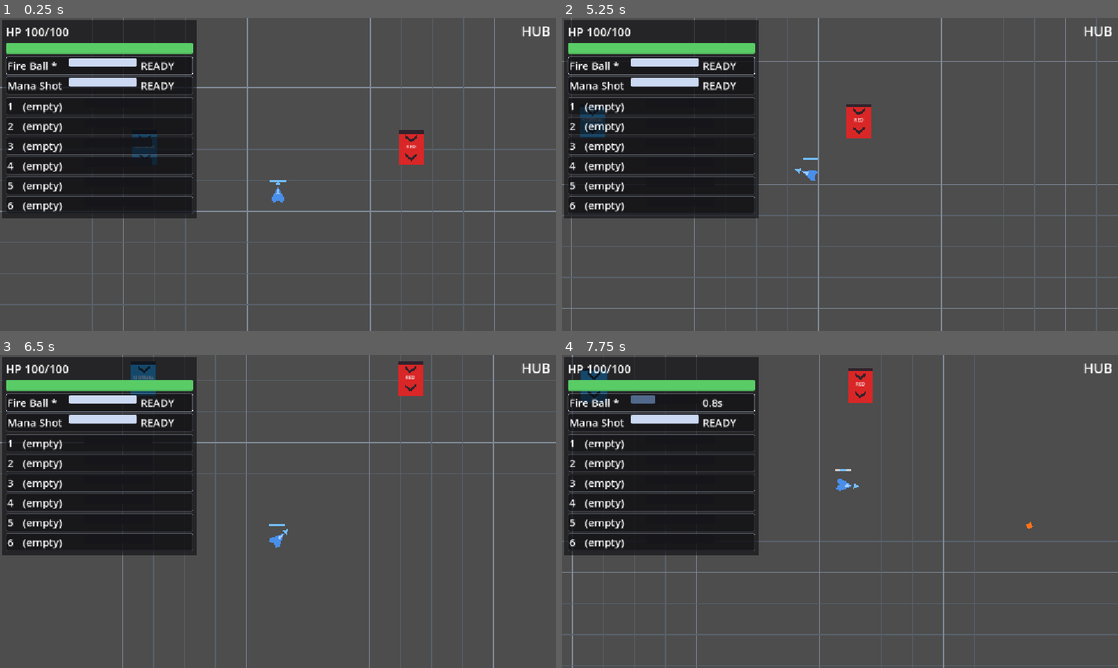
Above: before the commit, frames 1-4 (two rows, left to right).
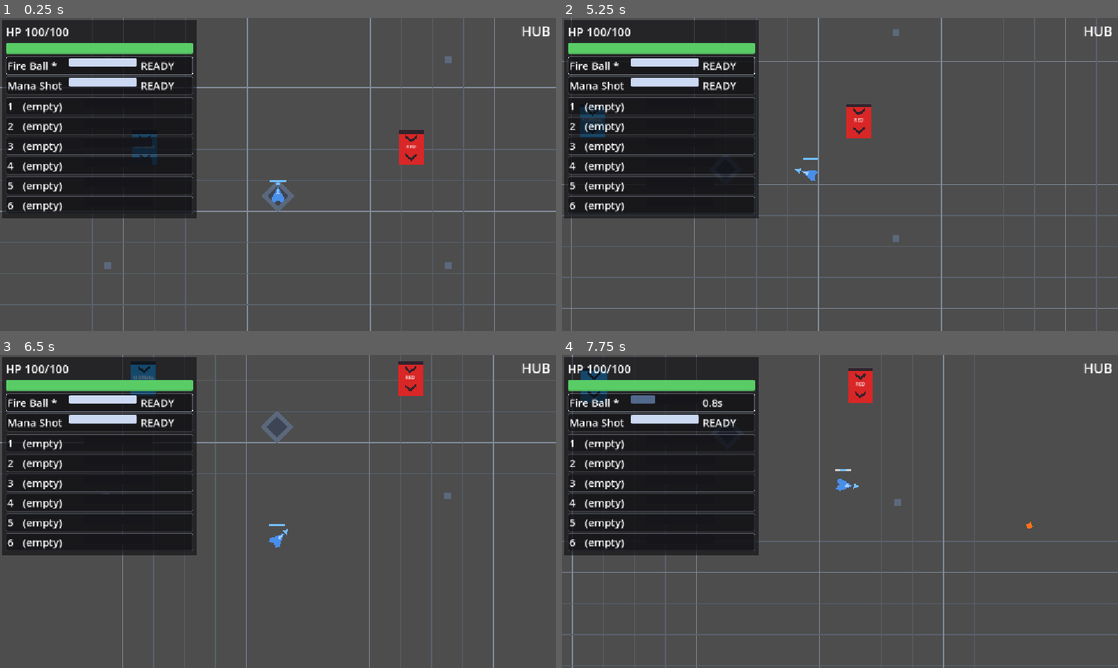
Above: after the commit, the same moments.

Repository: BestestGameStudio/gangU
Game: Godot game, scene res://scenes/main.tscn
Two runs of this game, one before a commit and one after it. Both use one fixed random seed, a clock stepped at 60 frames per second and the inputs below.
Inputs (mouse positions are in pixels of both pictures, inside the frame that each line leads up to):
- Up to frame 1 (0.25 s): no input
- Up to frame 2 (5.25 s): tap Enter at 0.5, 2.85 s; move the mouse to (962, 158) at 0.52 s; hold D (move_right) 0.53-1.28 s; hold Space (cast) 0.53-1.28 s; move the mouse to (728, 190) at 1.27 s; hold S (move_down) 1.28-2.03 s; tap Tab (equip_panel) at 1.35, 5.1 s; move the mouse to (895, 105) at 2.02 s; hold D (move_right) 2.03-2.78 s; tap 1 at 2.1 s; move the mouse to (812, 237) at 2.77 s; hold W (move_up) 2.78-3.5 s; click "Fire Ball" at 3.5 s; move the mouse to (1006, 221) at 4.27 s; hold Space (cast) 4.28-5.03 s; hold A (move_left) from 4.28 s (still down); move the mouse to (673, 127) at 5.02 s
- Up to frame 3 (6.5 s): move the mouse to (305, 511) at 5.77 s; release A (move_left) at 5.78 s; hold S (move_down) from 5.78 s (still down); tap 1 at 5.85 s
- Up to frame 4 (7.75 s): move the mouse to (756, 433) at 6.52 s; release S (move_down) at 6.53 s; hold D (move_right) 6.53-7.28 s; tap Enter at 6.6 s; move the mouse to (962, 495) at 7.27 s; hold W (move_up) from 7.28 s (still down); hold Space (cast) from 7.28 s (still down)

The runs differ from the first frame. In frame 1, 0.3% of the frame differs, in the area x 18-82%, y 12-81%; in frame 2, less than 0.1%; in frame 3, 0.2%; in frame 4, less than 0.1%.

Commit message:
[95] Background readability pass: receded per-area decor + acceptance harness (#118)
Hub spawn diamond + corner ticks (slate blue-gray); dungeon A arena frame + up-chevrons (cool slate); dungeon B same family (warm slate). All decor flat, code-drawn, low-chroma, mid-dark, z -50, no collision; grid scroll contract preserved. New test95_background_visual.gd (75 checks) pins exact decor geometry/colors, recededness bounds, boundary preservation, grid contract. Independent review + independent combined-game frames: instinct-projects.

Diff:
--- a/scenes/dungeon_a.tscn
+++ b/scenes/dungeon_a.tscn
@@ -5,6 +5,47 @@
 [ext_resource type="Resource" uid="uid://bgangurdemotable" path="res://resources/rewards/demo_table.tres" id="3_table"]
 
 [node name="DungeonA" type="Node2D"]
+
+[node name="Background" type="Node2D" parent="."]
+z_index = -50
+
+[node name="ArenaFrameTop" type="ColorRect" parent="Background"]
+offset_left = 150.0
+offset_top = 84.0
+offset_right = 1002.0
+offset_bottom = 88.0
+color = Color(0.30, 0.35, 0.44, 1)
+
+[node name="ArenaFrameBottom" type="ColorRect" parent="Background"]
+offset_left = 150.0
+offset_top = 652.0
+offset_right = 1002.0
+offset_bottom = 656.0
+color = Color(0.30, 0.35, 0.44, 1)
+
+[node name="ArenaFrameLeft" type="ColorRect" parent="Background"]
+offset_left = 150.0
+offset_top = 84.0
+offset_right = 154.0
+offset_bottom = 656.0
+color = Color(0.30, 0.35, 0.44, 1)
+
+[node name="ArenaFrameRight" type="ColorRect" parent="Background"]
+offset_left = 998.0
+offset_top = 84.0
+offset_right = 1002.0
+offset_bottom = 656.0
+color = Color(0.30, 0.35, 0.44, 1)
+
+[node name="SpawnChevron1" type="Polygon2D" parent="Background"]
+position = Vector2(576, 596)
+color = Color(0.30, 0.35, 0.44, 1)
+polygon = PackedVector2Array(-12, -11, 0, -21, 12, -11, 12, -17, 0, -27, -12, -17)
+
+[node name="SpawnChevron2" type="Polygon2D" parent="Background"]
+position = Vector2(576, 618)
+color = Color(0.30, 0.35, 0.44, 1)
+polygon = PackedVector2Array(-12, -11, 0, -21, 12, -11, 12, -17, 0, -27, -12, -17)
 
 [node name="TitleLayer" type="CanvasLayer" parent="."]
 layer = 2
--- a/scenes/dungeon_b.tscn
+++ b/scenes/dungeon_b.tscn
@@ -3,6 +3,47 @@
 [ext_resource type="Script" uid="uid://bgangu100asd" path="res://scripts/area_spawn_data.gd" id="1_spawn"]
 
 [node name="DungeonB" type="Node2D"]
+
+[node name="Background" type="Node2D" parent="."]
+z_index = -50
+
+[node name="ArenaFrameTop" type="ColorRect" parent="Background"]
+offset_left = 150.0
+offset_top = 84.0
+offset_right = 1002.0
+offset_bottom = 88.0
+color = Color(0.42, 0.36, 0.32, 1)
+
+[node name="ArenaFrameBottom" type="ColorRect" parent="Background"]
+offset_left = 150.0
+offset_top = 652.0
+offset_right = 1002.0
+offset_bottom = 656.0
+color = Color(0.42, 0.36, 0.32, 1)
+
+[node name="ArenaFrameLeft" type="ColorRect" parent="Background"]
+offset_left = 150.0
+offset_top = 84.0
+offset_right = 154.0
+offset_bottom = 656.0
+color = Color(0.42, 0.36, 0.32, 1)
+
+[node name="ArenaFrameRight" type="ColorRect" parent="Background"]
+offset_left = 998.0
+offset_top = 84.0
+offset_right = 1002.0
+offset_bottom = 656.0
+color = Color(0.42, 0.36, 0.32, 1)
+
+[node name="SpawnChevron1" type="Polygon2D" parent="Background"]
+position = Vector2(576, 596)
+color = Color(0.42, 0.36, 0.32, 1)
+polygon = PackedVector2Array(-12, -11, 0, -21, 12, -11, 12, -17, 0, -27, -12, -17)
+
+[node name="SpawnChevron2" type="Polygon2D" parent="Background"]
+position = Vector2(576, 618)
+color = Color(0.42, 0.36, 0.32, 1)
+polygon = PackedVector2Array(-12, -11, 0, -21, 12, -11, 12, -17, 0, -27, -12, -17)
 
 [node name="TitleLayer" type="CanvasLayer" parent="."]
 layer = 2
--- a/scenes/hub.tscn
+++ b/scenes/hub.tscn
@@ -5,6 +5,47 @@
 [ext_resource type="PackedScene" uid="uid://bgangu7dnb" path="res://scenes/dungeon_b.tscn" id="4"]
 
 [node name="Hub" type="Node2D"]
+
+[node name="Background" type="Node2D" parent="."]
+z_index = -50
+
+[node name="SpawnDiamond" type="Polygon2D" parent="Background"]
+position = Vector2(576, 480)
+color = Color(0.36, 0.41, 0.49, 1)
+polygon = PackedVector2Array(0, -34, 34, 0, 0, 34, -34, 0)
+
+[node name="SpawnDiamondInner" type="Polygon2D" parent="Background"]
+position = Vector2(576, 480)
+color = Color(0.24, 0.27, 0.33, 1)
+polygon = PackedVector2Array(0, -22, 22, 0, 0, 22, -22, 0)
+
+[node name="CornerNW" type="ColorRect" parent="Background"]
+offset_left = 216.0
+offset_top = 190.0
+offset_right = 230.0
+offset_bottom = 204.0
+color = Color(0.36, 0.41, 0.49, 1)
+
+[node name="CornerNE" type="ColorRect" parent="Background"]
+offset_left = 922.0
+offset_top = 190.0
+offset_right = 936.0
+offset_bottom = 204.0
+color = Color(0.36, 0.41, 0.49, 1)
+
+[node name="CornerSW" type="ColorRect" parent="Background"]
+offset_left = 216.0
+offset_top = 616.0
+offset_right = 230.0
+offset_bottom = 630.0
+color = Color(0.36, 0.41, 0.49, 1)
+
+[node name="CornerSE" type="ColorRect" parent="Background"]
+offset_left = 922.0
+offset_top = 616.0
+offset_right = 936.0
+offset_bottom = 630.0
+color = Color(0.36, 0.41, 0.49, 1)
 
 [node name="TitleLayer" type="CanvasLayer" parent="."]
 layer = 2
--- /dev/null
+++ b/scripts/test95_background_visual.gd
@@ -0,0 +1,132 @@
+extends SceneTree
+## #95 acceptance driver (headless). Proves the background/environment
+## readability pass within its exact window:
+##   hub decor    - Background(z -50) with SpawnDiamond + SpawnDiamondInner
+##                  concentric flat Polygon2D at the spawn marker and four
+##                  14x14 ColorRect corner ticks, slate blue-gray
+##   dungeon decor- Background(z -50) with four 4px ArenaFrame ColorRect
+##                  edges around the combat zone and two flat UP chevrons
+##                  below the spawn; cool slate in DungeonA, warm slate in
+##                  DungeonB (hub/dungeon/A/B accents all distinct)
+##   receded      - every decor color low-chroma (<=0.16) and mid-dark
+##                  luminance (0.20..0.55): player blue, enemy orange, item
+##                  and gate/state colors keep dominance
+##   pure visual  - no CollisionShape2D under any Background node
+##   boundary     - existing nodes/geometry untouched: hub gates+spawn,
+##                  dungeon spawns + SpawnData entries
+##   grid contract- background_grid.tscn keeps spacing 64, half_extent 4096,
+##                  major_every 4, z_index -100 (scroll behavior unchanged)
+## The decor legs FAIL on the old base (no Background nodes) - meaningful
+## negative. Stringly-loads scenes; no gameplay wiring touched.
+
+const HUB_SLATE := Color(0.36, 0.41, 0.49, 1)
+const HUB_SLATE_DARK := Color(0.24, 0.27, 0.33, 1)
+const DUNGEONA_SLATE := Color(0.30, 0.35, 0.44, 1)
+const DUNGEONB_SLATE := Color(0.42, 0.36, 0.32, 1)
+
+const DIAMOND_OUTER: Array[Vector2] = [Vector2(0, -34), Vector2(34, 0), Vector2(0, 34), Vector2(-34, 0)]
+const DIAMOND_INNER: Array[Vector2] = [Vector2(0, -22), Vector2(22, 0), Vector2(0, 22), Vector2(-22, 0)]
+const CHEVRON_UP: Array[Vector2] = [Vector2(-12, -11), Vector2(0, -21), Vector2(12, -11), Vector2(12, -17), Vector2(0, -27), Vector2(-12, -17)]
+
+var failures := 0
+
+func _check(ok: bool, label: String) -> void:
+	if ok:
+		print("[95] ", label, " -> PASS")
+	else:
+		failures += 1
+		print("[95] ", label, " -> FAIL")
+
+func _lum(c: Color) -> float:
+	return 0.2126 * c.r + 0.7152 * c.g + 0.0722 * c.b
+
+func _chroma(c: Color) -> float:
+	return maxf(c.r, maxf(c.g, c.b)) - minf(c.r, minf(c.g, c.b))
+
+func _poly_pts(p: Polygon2D) -> Array[Vector2]:
+	var out: Array[Vector2] = []
+	for v in p.polygon:
+		out.append(v)
+	return out
+
+func _check_receded(bg: Node2D, area: String) -> void:
+	for child in bg.get_children():
+		var col := Color.BLACK
+		if child is ColorRect:
+			col = child.color
+		elif child is Polygon2D:
+			col = child.color
+		else:
+			_check(false, "%s decor %s is ColorRect/Polygon2D only" % [area, child.name])
+			continue
+		_check(_chroma(col) <= 0.16, "%s %s low-chroma (%.3f)" % [area, child.name, _chroma(col)])
+		var l := _lum(col)
+		_check(l >= 0.20 and l <= 0.55, "%s %s receded luminance (%.3f)" % [area, child.name, l])
+	_check(bg.find_children("*", "CollisionShape2D", true, false).size() == 0, "%s decor carries no collision" % area)
+
+func _rect_of(cr: ColorRect) -> Rect2:
+	return Rect2(cr.offset_left, cr.offset_top, cr.offset_right - cr.offset_left, cr.offset_bottom - cr.offset_top)
+
+func _initialize() -> void:
+	var root := get_root()
+
+	# ---- HUB ----
+	var hub: Node2D = load("res://scenes/hub.tscn").instantiate()
+	root.add_child(hub)
+	var hbg := hub.get_node_or_null("Background")
+	_check(hbg != null and hbg is Node2D, "hub Background node present")
+	_check(hbg != null and hbg.z_index <= -50 and hbg.z_index > -100, "hub Background z above grid, below gameplay (%d)" % (hbg.z_index if hbg else 0))
+	var dia := hbg.get_node_or_null("SpawnDiamond") as Polygon2D if hbg else null
+	_check(dia != null and dia.position == Vector2(576, 480) and _poly_pts(dia) == DIAMOND_OUTER and dia.color == HUB_SLATE, "hub spawn diamond exact (slate outer)")
+	var dini := hbg.get_node_or_null("SpawnDiamondInner") as Polygon2D if hbg else null
+	_check(dini != null and dini.position == Vector2(576, 480) and _poly_pts(dini) == DIAMOND_INNER and dini.color == HUB_SLATE_DARK, "hub spawn diamond exact (dark inner)")
+	var corners := {"CornerNW": Rect2(216, 190, 14, 14), "CornerNE": Rect2(922, 190, 14, 14), "CornerSW": Rect2(216, 616, 14, 14), "CornerSE": Rect2(922, 616, 14, 14)}
+	for cname in corners:
+		var cr := hbg.get_node_or_null(cname) as ColorRect if hbg else null
+		_check(cr != null and _rect_of(cr) == corners[cname] and cr.color == HUB_SLATE, "hub %s exact" % cname)
+	if hbg:
+		_check_receded(hbg, "hub")
+	# boundary: existing hub nodes untouched
+	_check(hub.get_node("PlayerSpawn").position == Vector2(576, 480), "hub PlayerSpawn untouched")
+	_check(hub.get_node("GateNormal").position == Vector2(300, 380), "hub GateNormal untouched")
+	_check(hub.get_node("GateRed").position == Vector2(852, 380), "hub GateRed untouched")
+
+	# ---- DUNGEONS ----
+	var frames := {"Top": Rect2(150, 84, 852, 4), "Bottom": Rect2(150, 652, 852, 4), "Left": Rect2(150, 84, 4, 572), "Right": Rect2(998, 84, 4, 572)}
+	var dungeons := [
+		{"scene": "res://scenes/dungeon_a.tscn", "root_name": "DungeonA", "accent": DUNGEONA_SLATE, "tag": "dungeonA"},
+		{"scene": "res://scenes/dungeon_b.tscn", "root_name": "DungeonB", "accent": DUNGEONB_SLATE, "tag": "dungeonB"},
+	]
+	for d in dungeons:
+		var area: Node2D = load(d["scene"]).instantiate()
+		root.add_child(area)
+		var bg := area.get_node_or_null("Background")
+		_check(bg != null and bg is Node2D, "%s Background node present" % d["tag"])
+		_check(bg != null and bg.z_index <= -50 and bg.z_index > -100, "%s Background z above grid, below gameplay (%d)" % [d["tag"], bg.z_index if bg else 0])
+		for side in frames:
+			var fr := bg.get_node_or_null("ArenaFrame" + side) as ColorRect if bg else null
+			_check(fr != null and _rect_of(fr) == frames[side] and fr.color == d["accent"], "%s ArenaFrame%s exact" % [d["tag"], side])
+		var c1 := bg.get_node_or_null("SpawnChevron1") as Polygon2D if bg else null
+		_check(c1 != null and c1.position == Vector2(576, 596) and _poly_pts(c1) == CHEVRON_UP and c1.color == d["accent"], "%s SpawnChevron1 exact (UP)" % d["tag"])
+		var c2 := bg.get_node_or_null("SpawnChevron2") as Polygon2D if bg else null
+		_check(c2 != null and c2.position == Vector2(576, 618) and _poly_pts(c2) == CHEVRON_UP and c2.color == d["accent"], "%s SpawnChevron2 exact (UP)" % d["tag"])
+		if bg:
+			_check_receded(bg, d["tag"])
+		_check(area.get_node("PlayerSpawn").position == Vector2(576, 560), "%s PlayerSpawn untouched" % d["tag"])
+		var sd = area.get_node_or_null("SpawnData")
+		_check(sd != null, "%s SpawnData untouched" % d["tag"])
+
+	# ---- distinct identity ----
+	_check(HUB_SLATE != DUNGEONA_SLATE and HUB_SLATE != DUNGEONB_SLATE and DUNGEONA_SLATE != DUNGEONB_SLATE, "hub / dungeonA / dungeonB accents all distinct")
+
+	# ---- grid scroll contract unchanged ----
+	var grid: Node2D = load("res://scenes/background_grid.tscn").instantiate()
+	root.add_child(grid)
+	_check(grid.spacing == 64, "grid spacing contract 64")
+	_check(grid.half_extent == 4096, "grid half_extent contract 4096")
+	_check(grid.major_every == 4, "grid major_every contract 4")
+	await process_frame
+	_check(grid.z_index == -100, "grid z_index -100 behind everything")
+
+	print("[95] DONE failures=%d" % failures)
+	quit(1 if failures > 0 else 0)
Not shown, added: scripts/test95_background_visual.gd.uid
